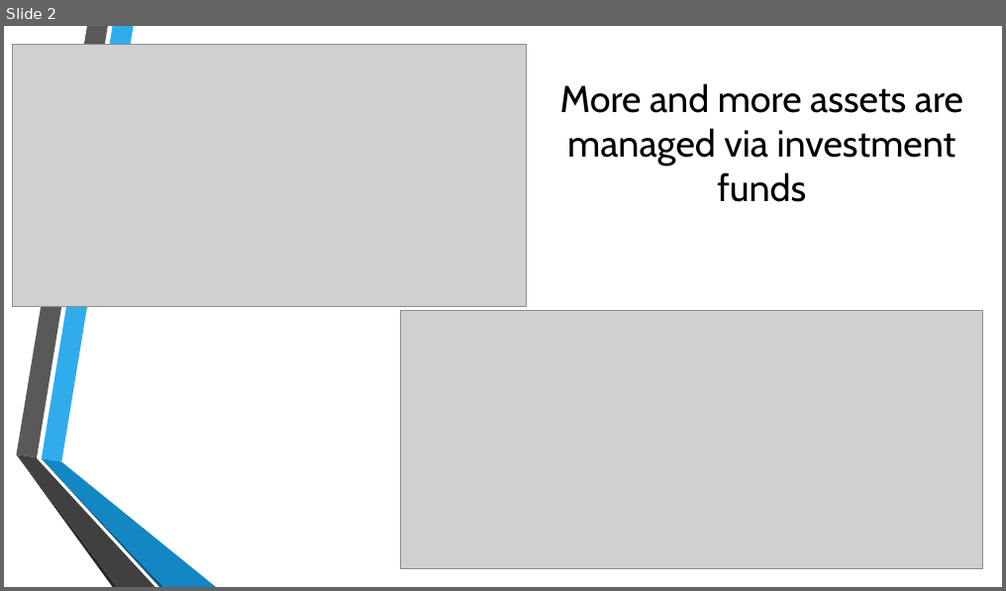
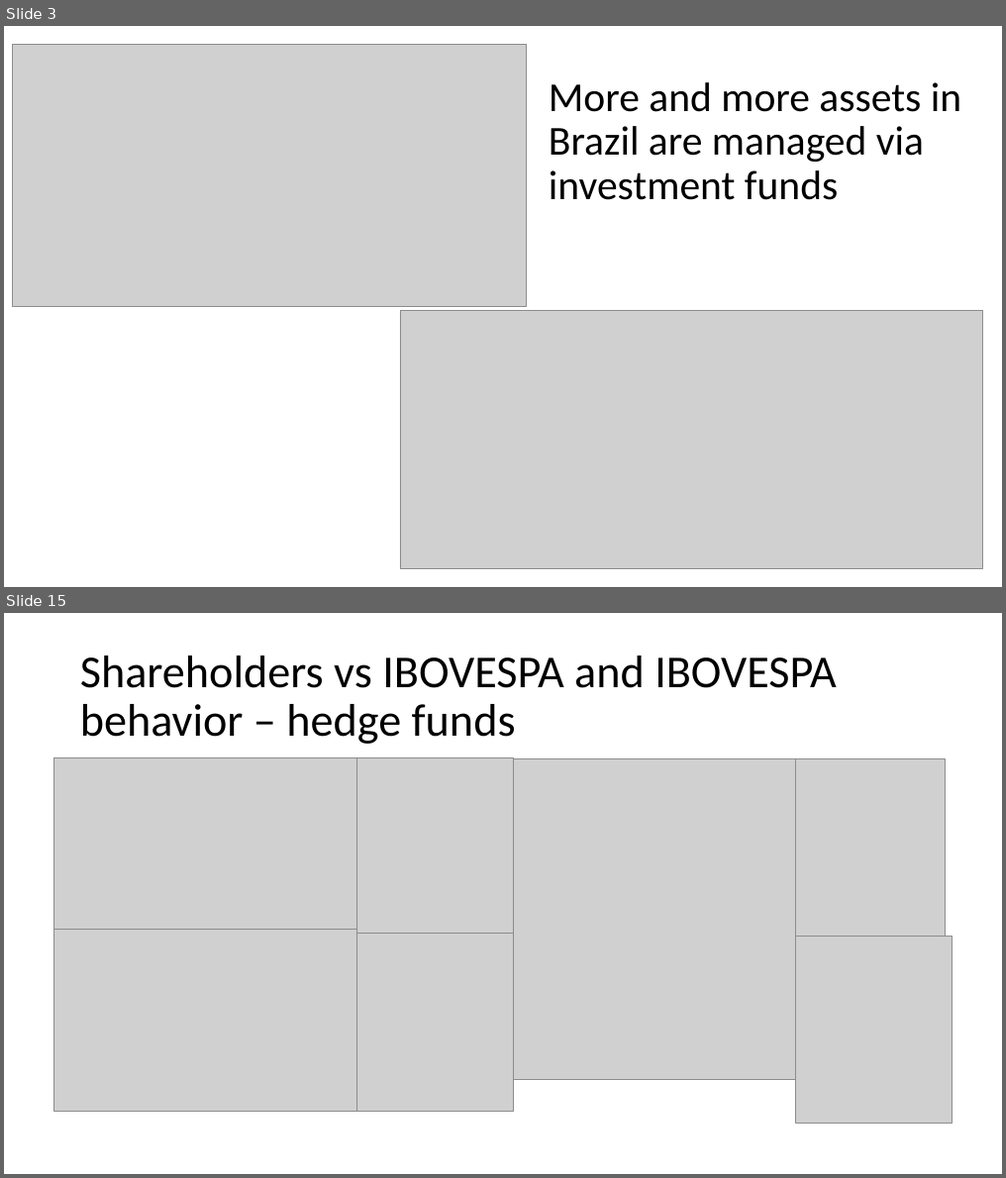
Before and after one commit to rafaelimai/ibmdscapstone, a slide deck: Presentation.pptx. Shown one above the other, each under a label of ours: slide 2 before the commit, slides 3 and 15 after it; the slides between them are not shown. The pictures are 1006x591 and 1006x1178 pixels, drawn with LibreOffice and Linux fonts; fonts in the diff are those of the drawing; grey boxes stand for pictures; background and template pictures are left out. Boxes give left, top, right and bottom in pixels: in the first picture for what was removed or moved away, otherwise in the second. Text is boxed around its words. In the diff, an @@ line names an element or a change of style, - is before the commit and + after.

```diff
--- a/Presentation.pptx
+++ b/Presentation.pptx
@@ slide 15 added at (x1=4, y1=613, x2=1002, y2=1174), background #FFFFFF @@
@@ title added at (x1=80, y1=656, x2=836, y2=744), 44 pt, text #000000 @@
+Shareholders vs IBOVESPA and IBOVESPA behavior – hedge funds
@@ picture added at (x1=54, y1=759, x2=356, y2=930) @@
@@ picture added at (x1=357, y1=759, x2=513, y2=940) @@
@@ picture added at (x1=513, y1=759, x2=808, y2=1080) @@
@@ picture added at (x1=796, y1=759, x2=945, y2=940) @@
@@ picture added at (x1=54, y1=930, x2=356, y2=1112) @@
@@ picture added at (x1=357, y1=934, x2=513, y2=1111) @@
@@ picture added at (x1=796, y1=937, x2=951, y2=1123) @@
@@ what was slide 2 is now slide 3 @@
@@ slide 3 changed as well @@
@@ title at (x1=548, y1=82, x2=961, y2=200): text changed; size 36 to 39.6 pt; font Cabin to Calibri @@
-More and more assets are managed via investment funds
+More and more assets in Brazil are managed via investment funds
@@ group removed at (x1=16, y1=26, x2=216, y2=587): 6 freeform shapes @@
```
Also in this commit, not shown: 1 other slide changed, 18 other slides added, 1 slide removed.
